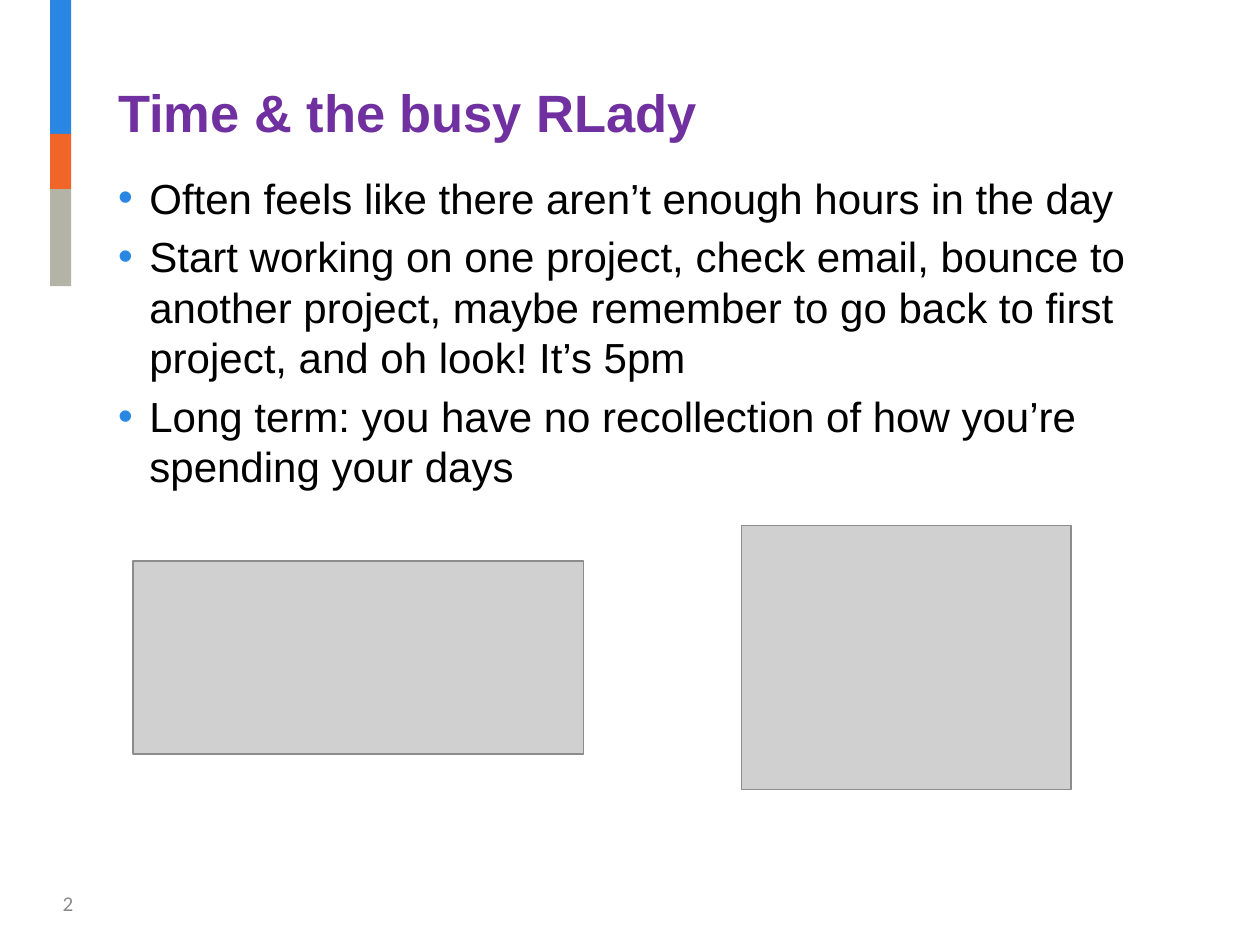
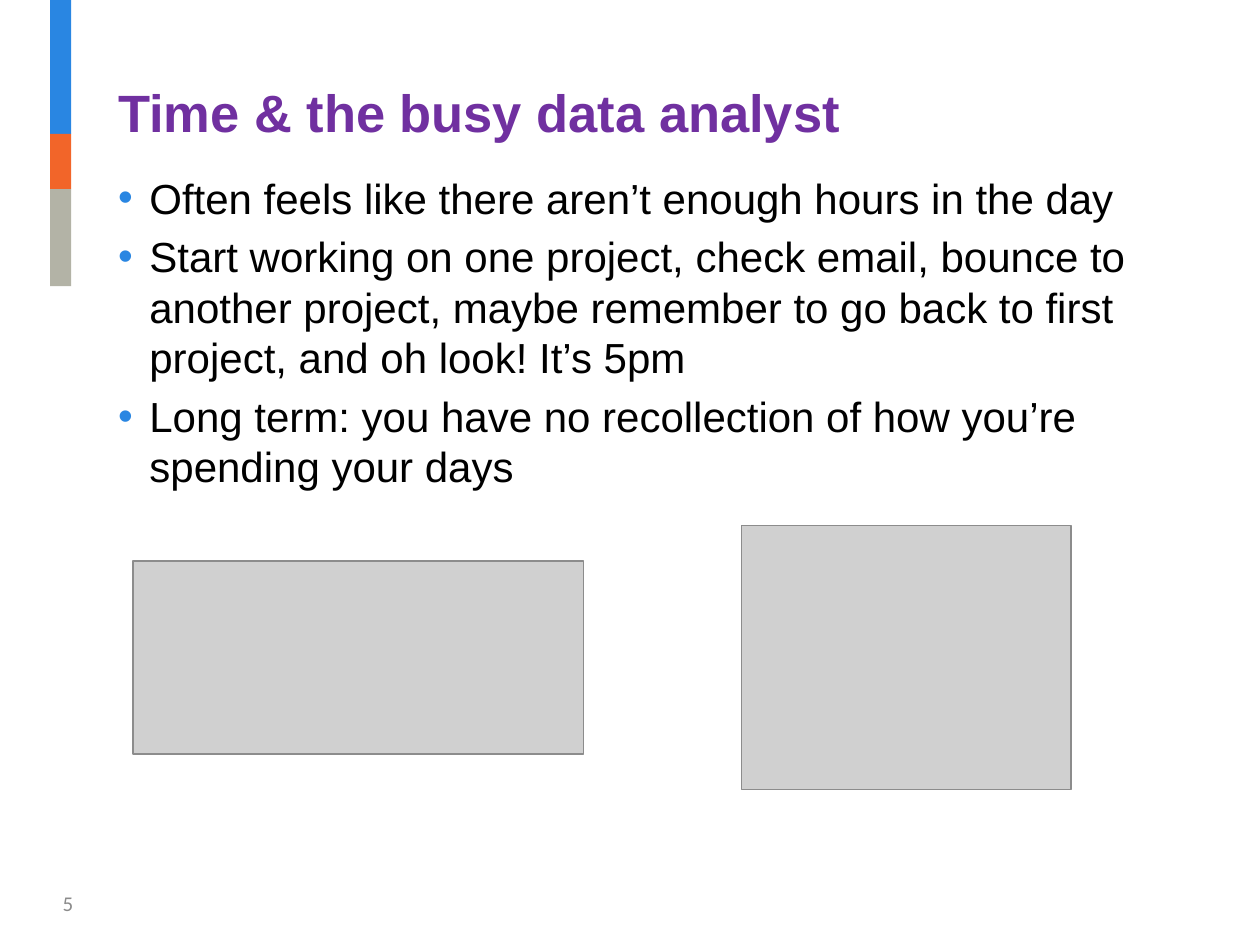
Before and after one commit to jalavery/timetrackR, a slide deck: slide 5 of Strategy and Innovation timetrackR Presentation.pptx (slide 2 before the commit). Drawn at 1260x945 pixels with LibreOffice and Linux fonts; fonts in the diff are those of the drawing; grey boxes stand for pictures; background and template pictures are left out. Boxes give left, top, right and bottom in pixels: in the first picture for what was removed or moved away, otherwise in the second. Text is boxed around its words. In the diff, an @@ line names an element or a change of style, - is before the commit and + after.

```diff
--- a/Strategy and Innovation timetrackR Presentation.pptx
+++ b/Strategy and Innovation timetrackR Presentation.pptx
@@ title at box(118, 94, 840, 143): text changed @@
-Time & the busy RLady
+Time & the busy data analyst
@@ page number at box(63, 897, 74, 911): text changed @@
-2
+5
```
Also in this commit, not shown: 11 other slides changed, 16 slides added, 12 slides removed, 9 other files.
